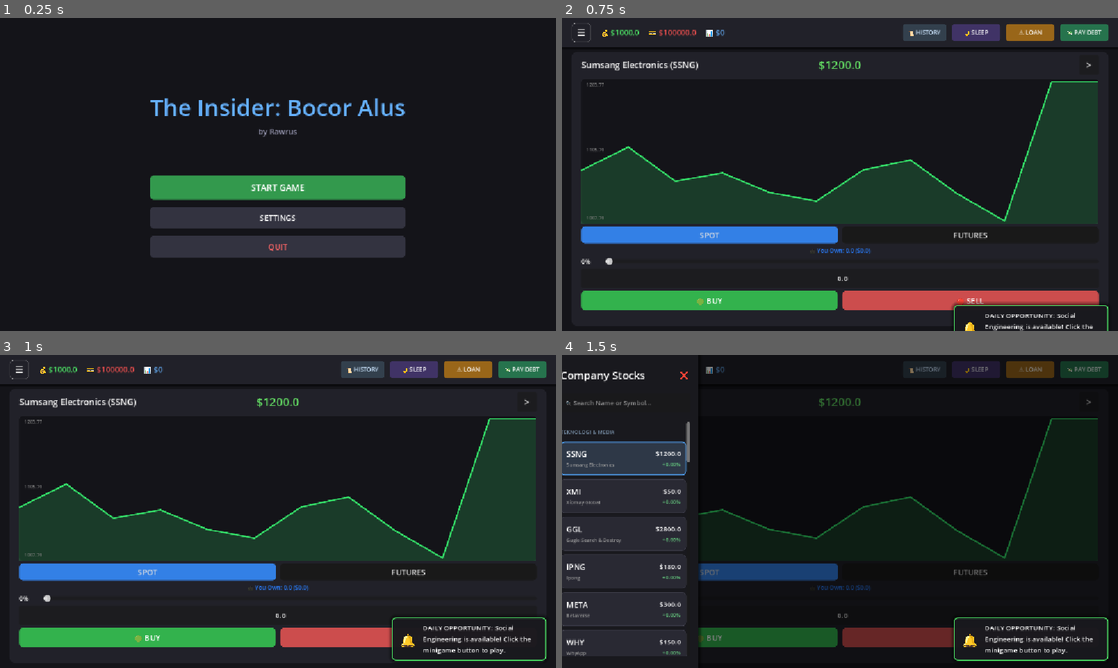
Above: before the commit, frames 1-4 (two rows, left to right).
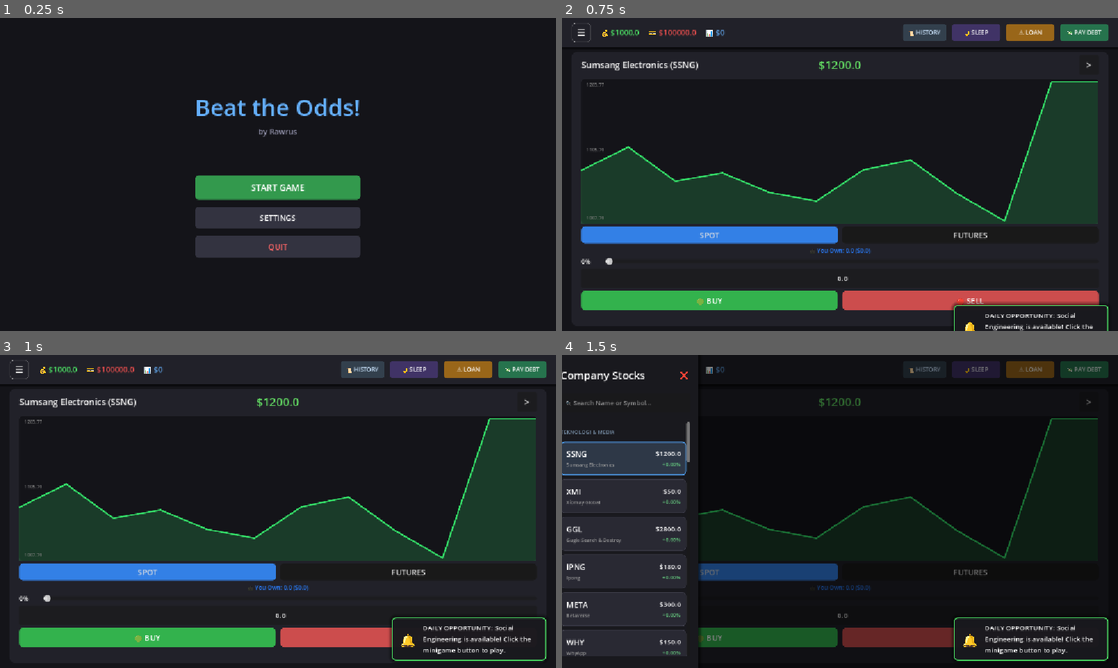
Above: after the commit, the same moments.

Repository: TSZCodes/arkavidia-gamevidia2026
Game: Godot game, scene res://Scenes/main_menu.tscn
Same seed, same stepped clock (60 frames per second), same inputs: the game is played once before the commit and once after it. Sound files missing from this copy of the repository are replaced by a short silence.
Inputs:
- Up to frame 1 (0.25 s): no input
- Up to frame 2 (0.75 s): click "START GAME" at 0.5 s
- Up to frame 3 (1 s): no input
- Up to frame 4 (1.5 s): click "☰" at 1.25 s

The runs differ from the first frame. In frame 1, 4.8% of the frame differs, in the area x 27-73%, y 25-77%; in frame 2, nothing differs; in frame 3, nothing differs; in frame 4, nothing differs.

Commit message:
title change, solve minor problem

Diff:
--- a/Scenes/main_menu.tscn
+++ b/Scenes/main_menu.tscn
@@ -80,7 +80,7 @@
 layout_mode = 2
 theme_override_colors/font_color = Color(0.4, 0.7, 1, 1)
 theme_override_font_sizes/font_size = 48
-text = "The Insider: Bocor Alus"
+text = "Beat the Odds!"
 horizontal_alignment = 1
 
 [node name="Subtitle" type="Label" parent="CenterContainer/VBoxContainer/TitleBox" unique_id=1638018409]
--- a/Scripts/crypto_dashboard.gd
+++ b/Scripts/crypto_dashboard.gd
@@ -119,15 +119,15 @@
 	# Initialize nav buttons visibility
 	_update_nav_buttons()
 
-	# FIX: Check for missed Day 1 notifications
+	# FIX: Check for missed notifications from GameManager startup
 	call_deferred("_check_startup_notifications")
 
 func _check_startup_notifications() -> void:
-	# If GameManager already triggered a minigame before this scene loaded
+	# Check if a minigame is already active in GameManager
 	if GameManager.active_minigame != "":
 		_on_minigame_opportunity(GameManager.active_minigame)
+	# Otherwise, if it's day 1, show a welcome message
 	elif GameManager.current_day == 1:
-		# If it's day 1 and no random minigame triggered, show welcome
 		_get_notif_popup().show_notification("Welcome to Day 1! Market is open.")
 
 # =============================================================================
@@ -204,8 +204,6 @@
 	if nav_left_btn:
 		nav_left_btn.visible = (current_screen_index == 1)
 	if nav_right_btn:
-		# Since it's now inside Screen1, we don't strictly need to hide it when off-screen,
-		# but it's good practice.
 		nav_right_btn.visible = (current_screen_index == 0)
 
 func _on_nav_left_pressed() -> void:
